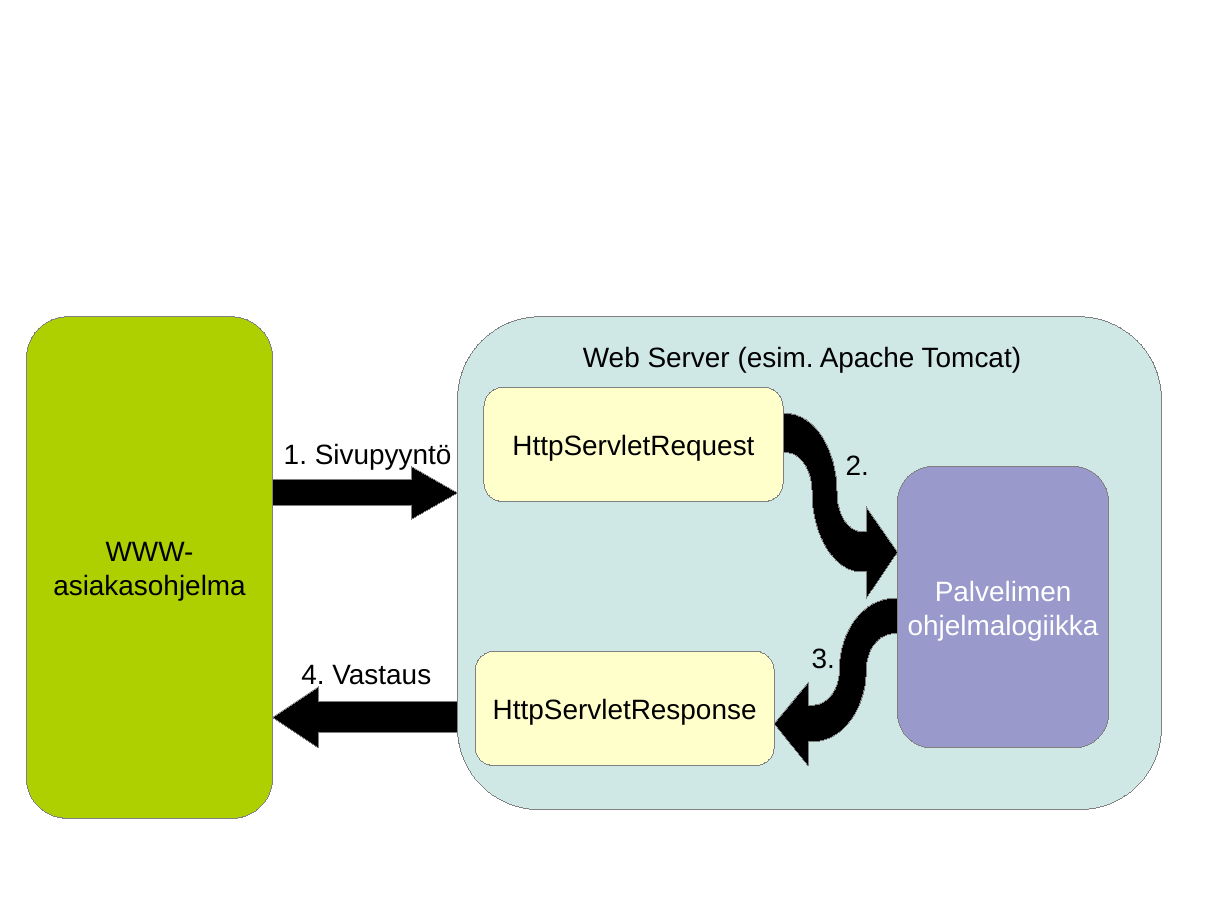
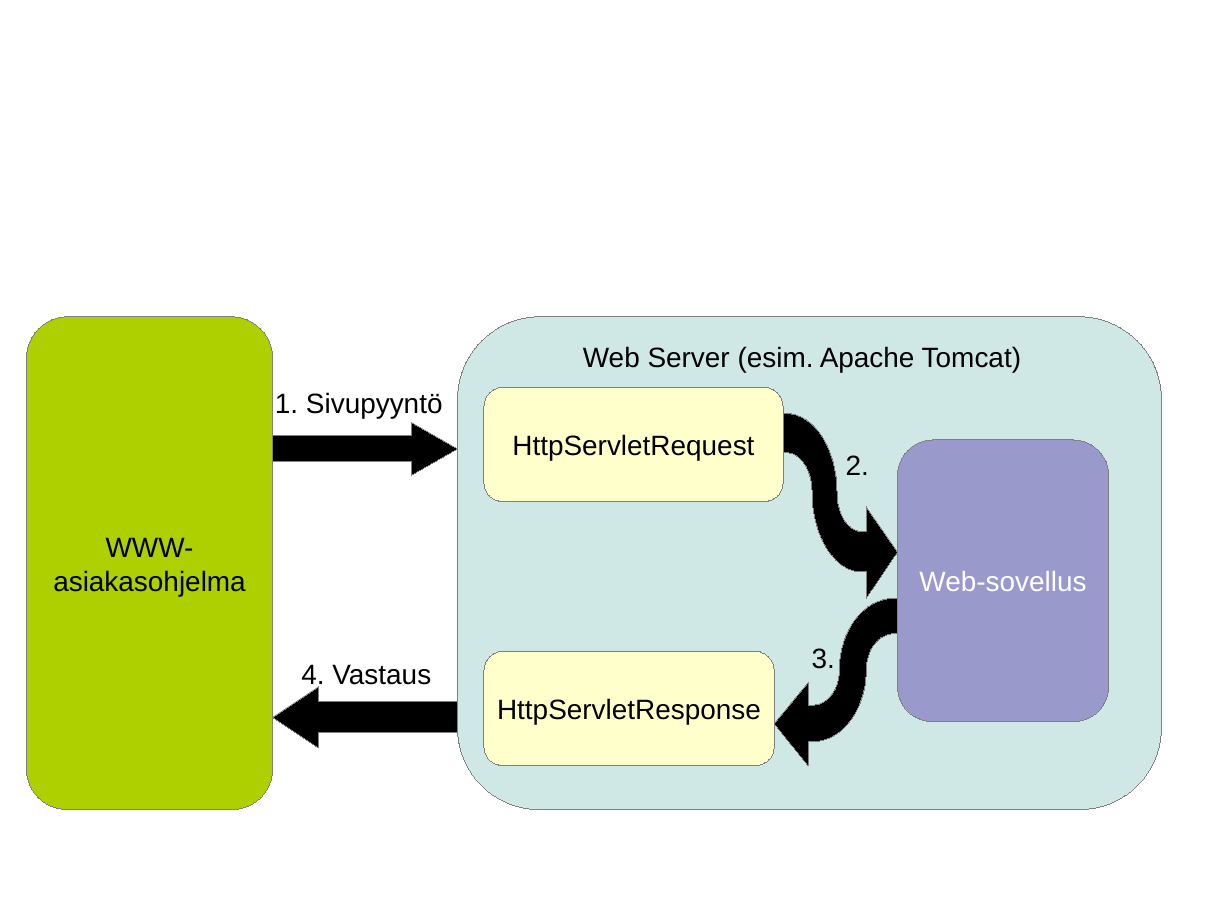
Before and after one commit to omjokine/gradu, a slide deck: slide 1 of kuvat/web_kuvat.odp. Drawn at 1232x924 pixels with LibreOffice and Linux fonts; fonts in the diff are those of the drawing. Boxes give left, top, right and bottom in pixels: in the first picture for what was removed or moved away, otherwise in the second. Text is boxed around its words. In the diff, an @@ line names an element or a change of style, - is before the commit and + after.

```diff
--- a/kuvat/web_kuvat.odp
+++ b/kuvat/web_kuvat.odp
@@ freeform shape "WWW- asiakasohjelma": place and size @@
-freeform shape "WWW- asiakasohjelma" at bbox=[27, 316, 273, 818]
+freeform shape "WWW- asiakasohjelma" at bbox=[27, 316, 273, 809]
@@ text "1. Sivupyyntö": place and size @@
-text "1. Sivupyyntö" at bbox=[284, 443, 452, 469]
+text "1. Sivupyyntö" at bbox=[275, 392, 443, 418]
@@ right arrow: place and size @@
-right arrow at bbox=[273, 466, 457, 519]
+right arrow at bbox=[273, 423, 457, 475]
@@ freeform shape "Web-sovellus": place and size @@
-freeform shape "Web-sovellus" at bbox=[898, 466, 1109, 748]
+freeform shape "Web-sovellus" at bbox=[898, 440, 1109, 722]
@@ text in freeform shape at bbox=[919, 571, 1086, 591]: text changed @@
-Palvelimen
-ohjelmalogiikka
+Web-sovellus
@@ rounded rectangle "HttpServletResponse": place and size @@
-rounded rectangle "HttpServletResponse" at bbox=[475, 652, 775, 766]
+rounded rectangle "HttpServletResponse" at bbox=[484, 652, 775, 766]
```
Also in this commit, not shown: 1 other slide changed, 5 other files.
